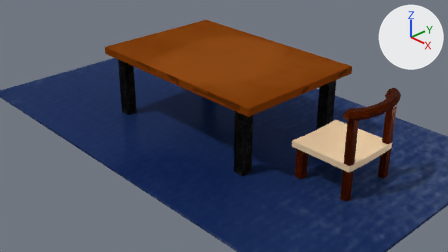
Two versions of the Blender file Mesa.blend, one commit apart.
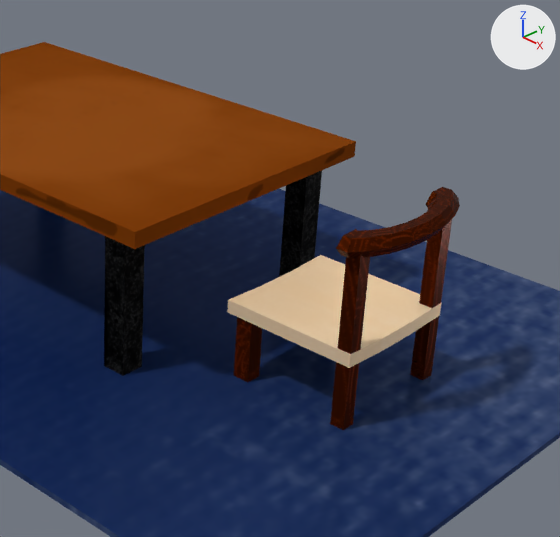
There are two pictures of each version: one from the file's camera 'Camera', one close up on the part from 41% to 100% of the width and 0% to 100% of the height. Every picture has the same lights, and +X, +Y and +Z are marked at upper right.

Names of what the first close-up shows: 'Carpet', 'Chair', 'WoodenTable'.
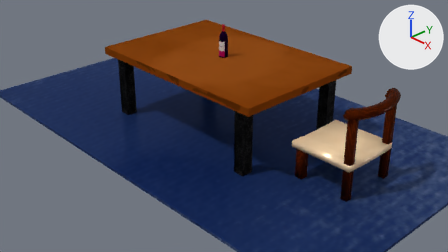
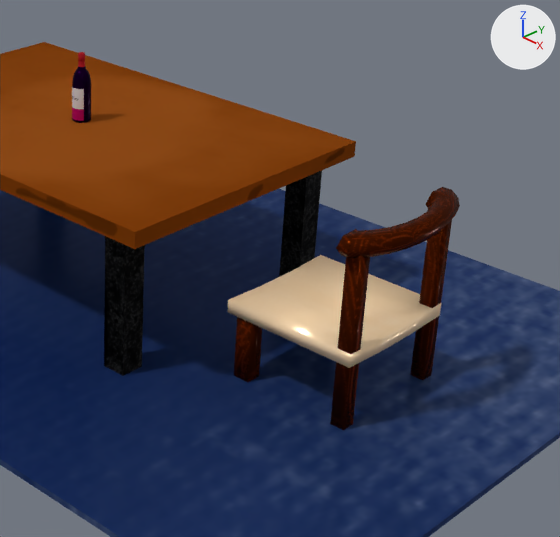
Commit message: feat: wine

What differs and where, as boxes (x1, y1, x2, y2) in the close-ups (560 x 537 px):
'Wine', added: after (72, 52, 91, 123)
part 1 of me_cube, shading changed: (227, 187, 460, 430) in both

Edits to the bpy script that builds the scene:
```text
Change me_cube:
    where me_cube.from_pydata(...)  # 114 vertices, 98 faces; spans x 2.06..3.279, y -0.631..0.631, z -0.012..1.441
    used by ob_chair; location = (0.0, 0.0, 0.0)
    me_cube part 1: all faces are now shaded smooth (98 of 98 changed)
Add me_cylinder:
    me_cylinder.from_pydata(...)  # 228 vertices, 218 faces; spans x -0.079..0.079, y -0.079..0.079, z 1.39..1.952
    me_cylinder.polygons.foreach_set('use_smooth', [True] * 218)
    me_cylinder.materials.append(mat_mainmaterial)
Add ob_wine:
    ob_wine = bpy.data.objects.new('Wine', me_cylinder)
    ob_wine.location = (0.0, 0.0, -0.123)
```
